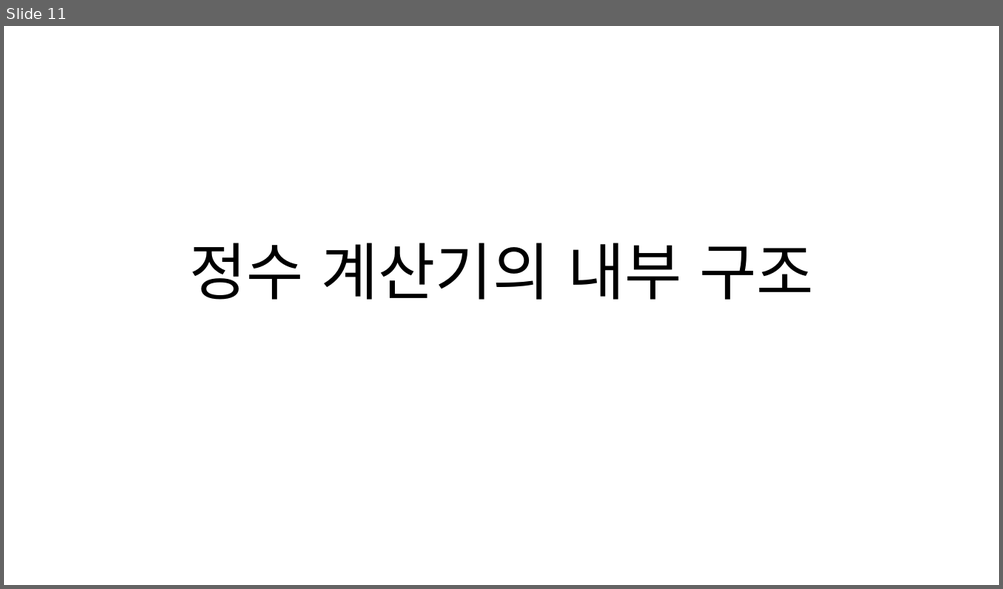
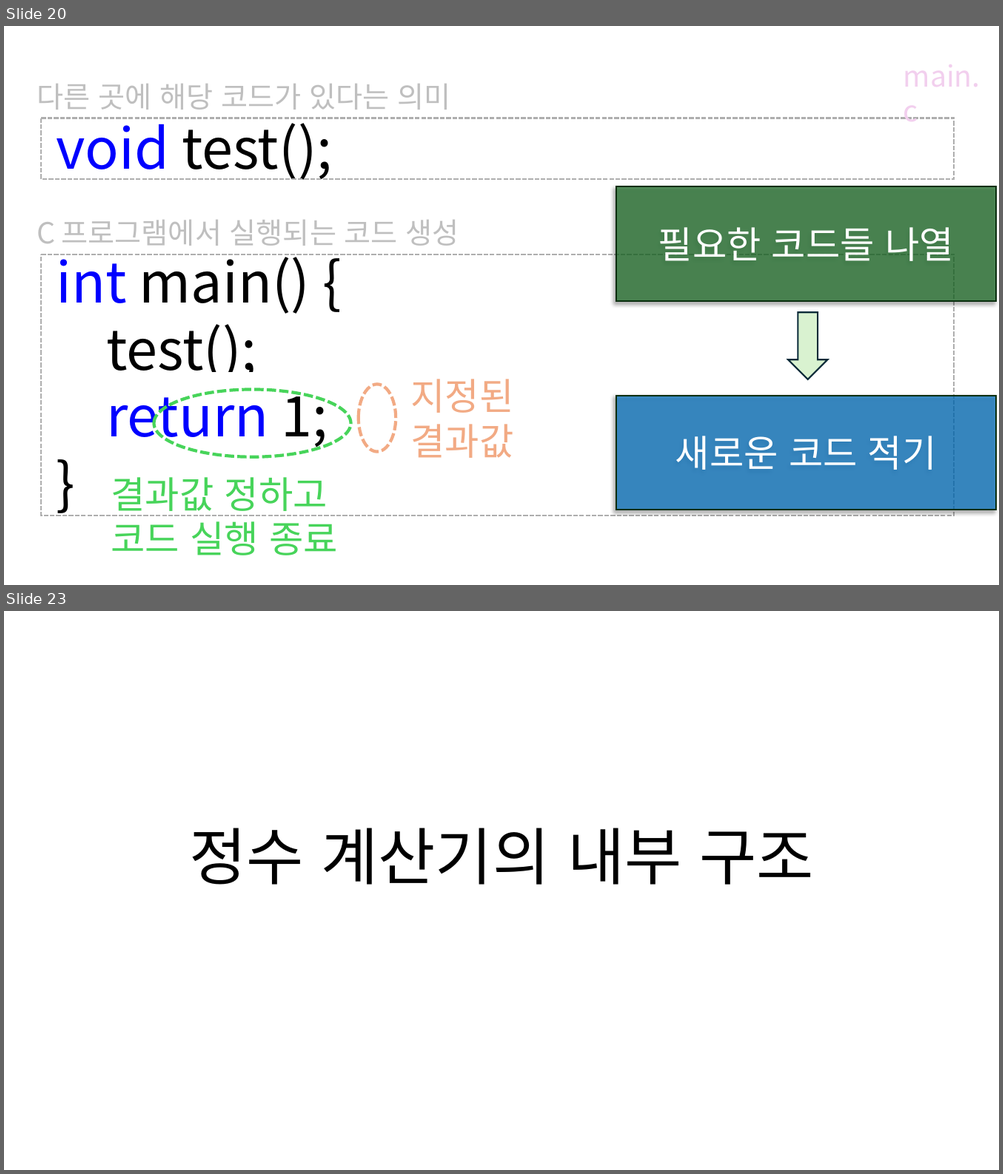
Before and after one commit to chaebkimm/C_ppt, a slide deck: C소개.pptx. Shown one above the other, each under a label of ours: slide 11 before the commit, slides 20 and 23 after it; the slides between them are not shown. The pictures are 1003x589 and 1003x1174 pixels, drawn with LibreOffice and Linux fonts; fonts in the diff are those of the drawing. Boxes give left, top, right and bottom in pixels: in the first picture for what was removed or moved away, otherwise in the second. Text is boxed around its words. In the diff, an @@ line names an element or a change of style, - is before the commit and + after.

```diff
--- a/C소개.pptx
+++ b/C소개.pptx
@@ slide 20 added at bbox=[4, 26, 999, 585], background #FFFFFF @@
@@ text added at bbox=[37, 84, 450, 110], 28 pt, text #BFBFBF @@
+다른 곳에 해당 코드가 있다는 의미
@@ text added at bbox=[903, 106, 918, 121], 28 pt, text #F2CFEE @@
+main.c
@@ rounded rectangle added at bbox=[41, 118, 954, 180], outline #AEAEAE 1.5 pt dashed @@
@@ text added at bbox=[57, 117, 333, 451], 54 pt, text #000000 @@
+void test();
+int main() {
+test();
+return 1;
+}
@@ rectangle added at bbox=[616, 187, 996, 301], fill #196B24 at 70% opacity, outline #0B2F10 1.5 pt, 36 pt, text #FFFFFF @@
+필요한 코드들 나열
@@ text added at bbox=[37, 220, 459, 246], 28 pt, text #BFBFBF @@
+C 프로그램에서 실행되는 코드 생성
@@ rounded rectangle added at bbox=[41, 255, 954, 516], outline #AEAEAE 1.5 pt dashed @@
@@ down arrow added at bbox=[788, 312, 828, 380], fill #D9F2D0, outline #092A39 1.5 pt @@
@@ text added at bbox=[410, 379, 513, 458], 36 pt, text #F2AA84 @@
+지정된
+결과값
@@ ellipse added at bbox=[154, 390, 351, 458], outline #47D45A 3 pt dashed @@
@@ ellipse added at bbox=[358, 385, 395, 453], outline #F2AA84 3 pt dashed @@
@@ rectangle added at bbox=[616, 396, 996, 510], fill #0070C0 at 70% opacity, outline #0B2F10 1.5 pt, 36 pt, text #FFFFFF @@
+새로운 코드 적기
@@ text added at bbox=[111, 477, 338, 556], 36 pt, text #47D45A @@
+결과값 정하고
+코드 실행 종료
@@ what was slide 11 is now slide 23 @@
```
Also in this commit, not shown: 4 slides changed, 12 other slides added, 1 slide removed, 1 other file.
